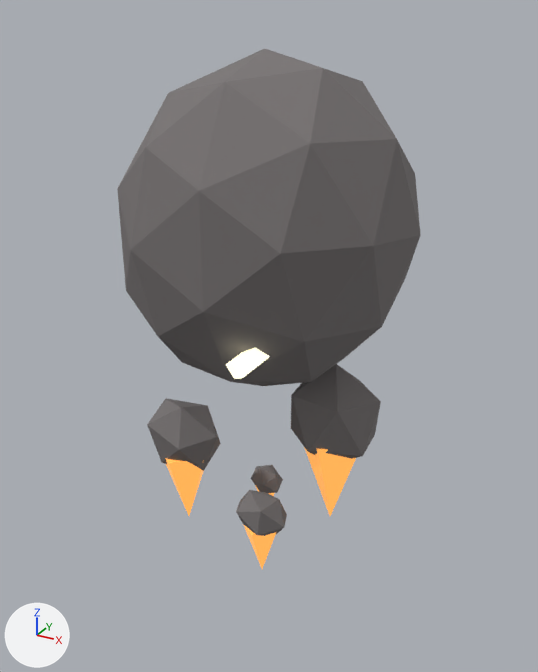
The glTF model public/assets/harthmere/glb/projectiles/meteor.glb, before and after one commit.
Before and after are seen from a 50 mm lens placed at (1.113, -1.992, 0.772), pointed at (0.0, 0.031, -0.24). The lights are fixed; the arrows at lower left show +X, +Y and +Z. The first picture is the older version. Where no turn or scale is listed for an object, it has been applied to the vertices.

The first picture shows 'BreakawayFlame_0', 'BreakawayFlame_1', 'BreakawayRock_0', 'BreakawayRock_1', 'BreakawayRock_2', 'LavaCrack_2', 'MeteorStone' and 2 more.
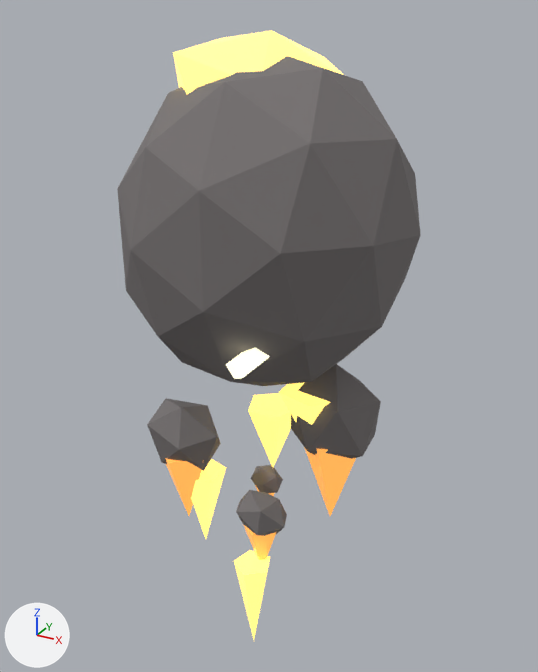
Where the change shows, as pixel boxes [x1, y1, x2, y2] in the pictures (538 x 672 px):
'MoltenLeadingFace', added (yellow)
    after: [173, 30, 344, 94]
'MeteorWake_1', added (yellow)
    after: [248, 393, 291, 467]
'MeteorWake_3', added (yellow)
    after: [234, 550, 270, 640]
'MeteorWake_2', added (yellow)
    after: [191, 459, 226, 539]
'MeteorWake_0', added (yellow)
    after: [279, 383, 330, 425]

What the commit changed:
Material 'premium-projectile-molten' (mat_premium_projectile_molten) is new.
Its base color is (1.0, 0.698, 0.161) (yellow #ffda70).
Its metallic is 0.06.
Its roughness is 0.16.
Its emission color is (1.0, 0.698, 0.161) (yellow #ffda70).
Its emission strength is 1.45.
Mesh me_icosphere_020 is new.
It has 12 vertices, 20 faces and spans x -0.285..0.285, y -0.239..0.239, z -0.156..0.156.
It uses material mat_premium_projectile_molten (yellow #ffda70, glowing yellow #ffda70).
Mesh me_cone_017 is new.
It is a 5-sided cone pointing to -z spanning x -0.063..0.065, y -0.067..0.056, z -0.179..0.179.
It uses material mat_premium_projectile_molten (yellow #ffda70, glowing yellow #ffda70).
Mesh me_cone_016 is new.
It is a 5-sided cone pointing to -z spanning x -0.086..0.072, y -0.083..0.081, z -0.161..0.161.
It uses material mat_premium_projectile_molten (yellow #ffda70, glowing yellow #ffda70).
Mesh me_cone_015 is new.
It is a 5-sided cone pointing to -z spanning x -0.102..0.099, y -0.088..0.106, z -0.143..0.143.
It uses material mat_premium_projectile_molten (yellow #ffda70, glowing yellow #ffda70).
Mesh me_cone_014 is new.
It is a 5-sided cone pointing to -z spanning x -0.104..0.125, y -0.117..0.12, z -0.125..0.125.
It uses material mat_premium_projectile_molten (yellow #ffda70, glowing yellow #ffda70).
Object 'MoltenLeadingFace' (ob_moltenleadingface) is new; it shows me_icosphere_020.
Its location is (0.0, 0.0, 0.56).
Object 'MeteorWake_3' (ob_meteorwake_3) is new; it shows me_cone_017.
Its location is (0.089, -0.243, -1.14).
Object 'MeteorWake_2' (ob_meteorwake_2) is new; it shows me_cone_016.
Its location is (-0.216, -0.079, -0.94).
Object 'MeteorWake_1' (ob_meteorwake_1) is new; it shows me_cone_015.
Its location is (-0.069, 0.189, -0.74).
Object 'MeteorWake_0' (ob_meteorwake_0) is new; it shows me_cone_014.
Its location is (0.162, 0.059, -0.54).
